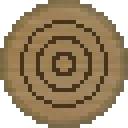
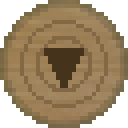
Two versions of the same layered image (128×128). Layer-by-layer changes:
added layer "Layer 4" above "Layer 3" over (44, 48, 84, 88)
painted on "Layer 2" over (20, 20, 108, 108)
